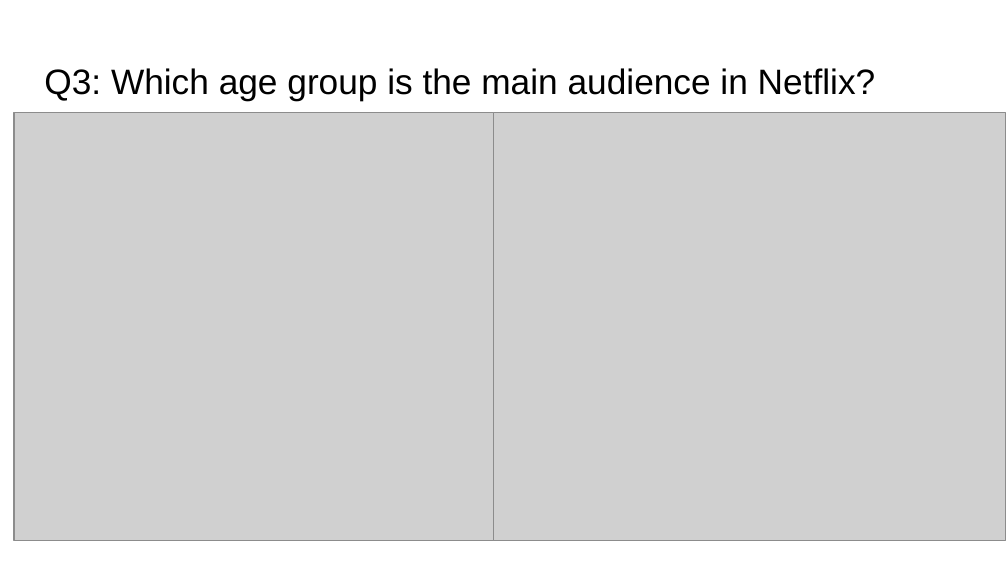
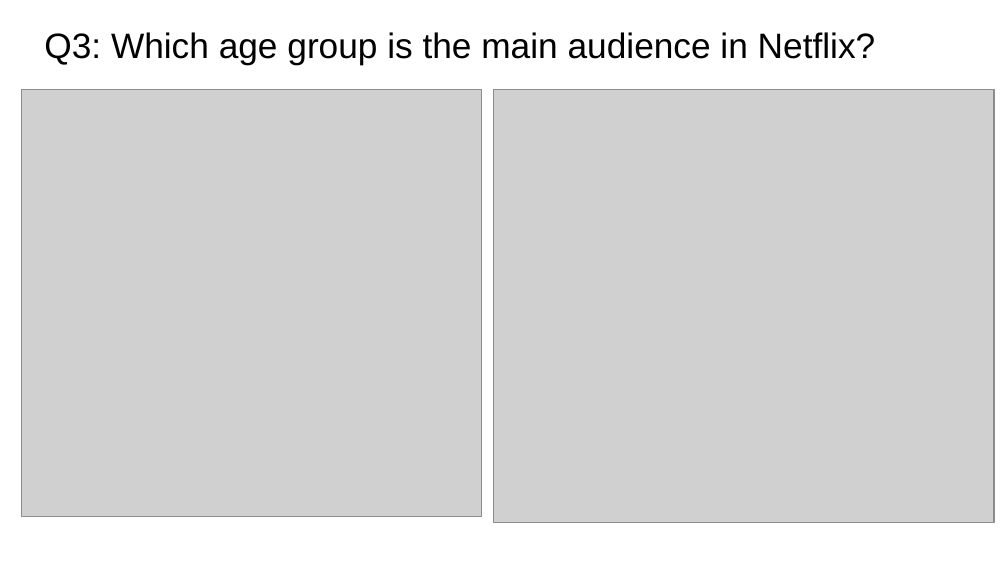
Before and after one commit to Yunling-G/Mid-Project, a slide deck: slide 9 of slides/mid-project.pptx. Drawn at 1008x567 pixels with LibreOffice and Linux fonts; fonts in the diff are those of the drawing; grey boxes stand for pictures; background and template pictures are left out. Boxes give left, top, right and bottom in pixels: in the first picture for what was removed or moved away, otherwise in the second. Text is boxed around its words. In the diff, an @@ line names an element or a change of style, - is before the commit and + after.

```diff
--- a/slides/mid-project.pptx
+++ b/slides/mid-project.pptx
@@ title "Q3: Which age group is ...": place and size @@
-title "Q3: Which age group is ..." at [44,68,876,100]
+title "Q3: Which age group is ..." at [44,32,876,65]
@@ picture: place and size @@
-picture at [14,112,494,540]
+picture at [21,90,481,517]
@@ picture: place and size @@
-picture at [494,112,1005,540]
+picture at [494,90,994,523]
```
Also in this commit, not shown: 4 other slides changed, 3 slides added, 2 slides removed.
